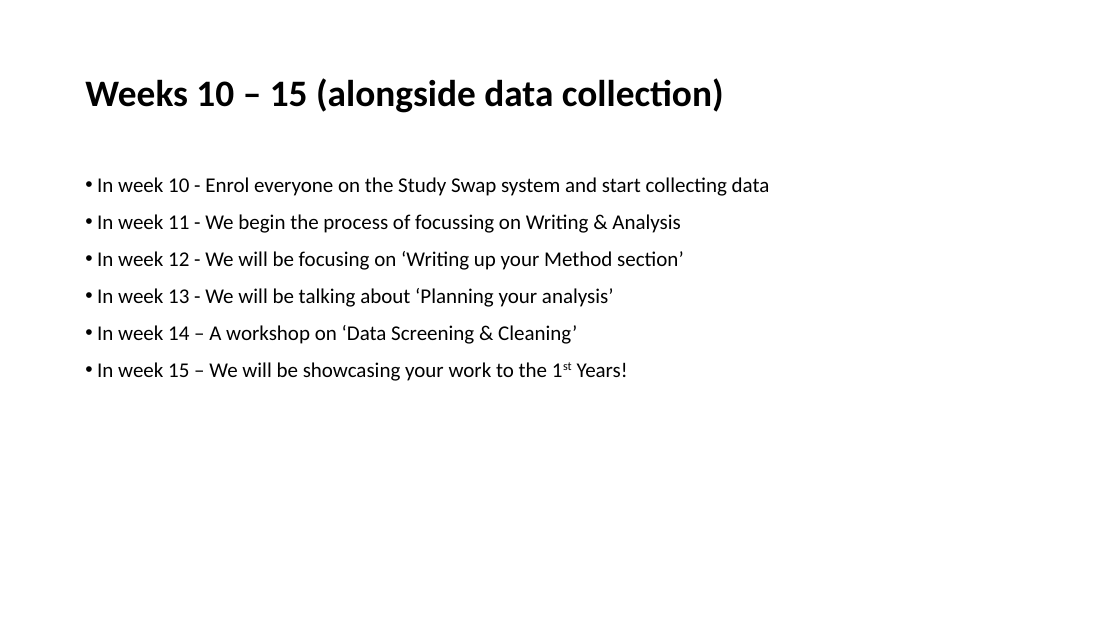
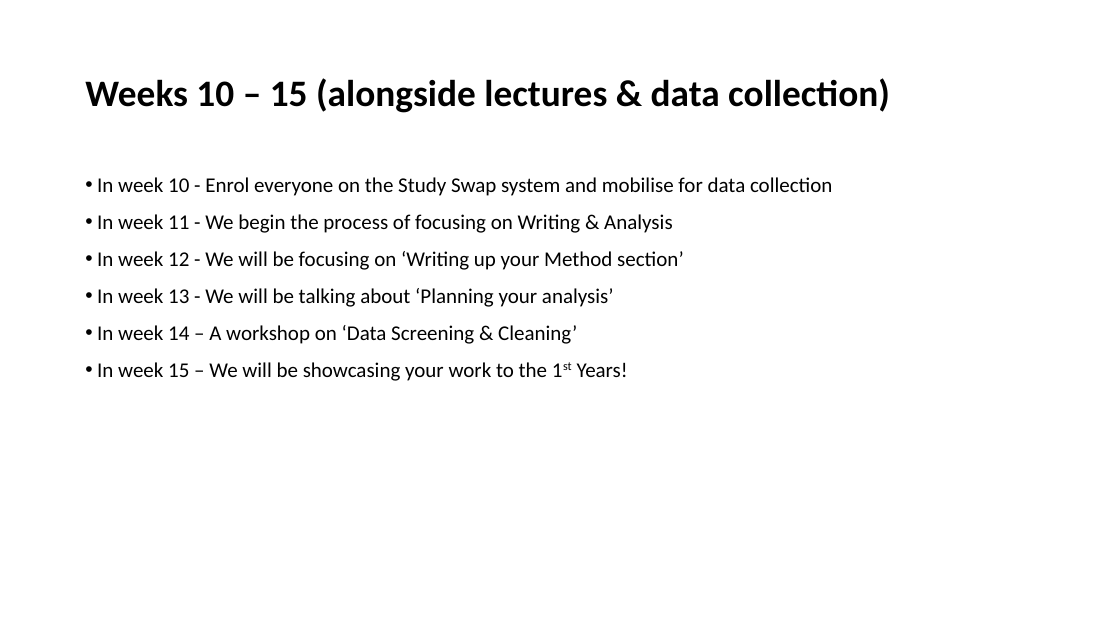
Before and after one commit to LittleMonkeyLab/PS52007Dslides, a slide deck: slide 9 of _site/lectures/Lecture10/Lecture10.pptx (slide 7 before the commit). Drawn at 1120x630 pixels with LibreOffice and Linux fonts; fonts in the diff are those of the drawing. Boxes give left, top, right and bottom in pixels: in the first picture for what was removed or moved away, otherwise in the second. Text is boxed around its words. In the diff, an @@ line names an element or a change of style, - is before the commit and + after.

```diff
--- a/_site/lectures/Lecture10/Lecture10.pptx
+++ b/_site/lectures/Lecture10/Lecture10.pptx
@@ title at (85,78,890,113): text changed @@
-Weeks 10 – 15 (alongside data collection)
+Weeks 10 – 15 (alongside lectures & data collection)
@@ text at (97,177,832,233): text changed @@
-• In week 10 - Enrol everyone on the Study Swap system and start collecting data
-• In week 11 - We begin the process of focussing on Writing & Analysis
+• In week 10 - Enrol everyone on the Study Swap system and mobilise for data collection
+• In week 11 - We begin the process of focusing on Writing & Analysis
```
Also in this commit, not shown: 8 other slides changed, 6 slides added, 10 other files.
